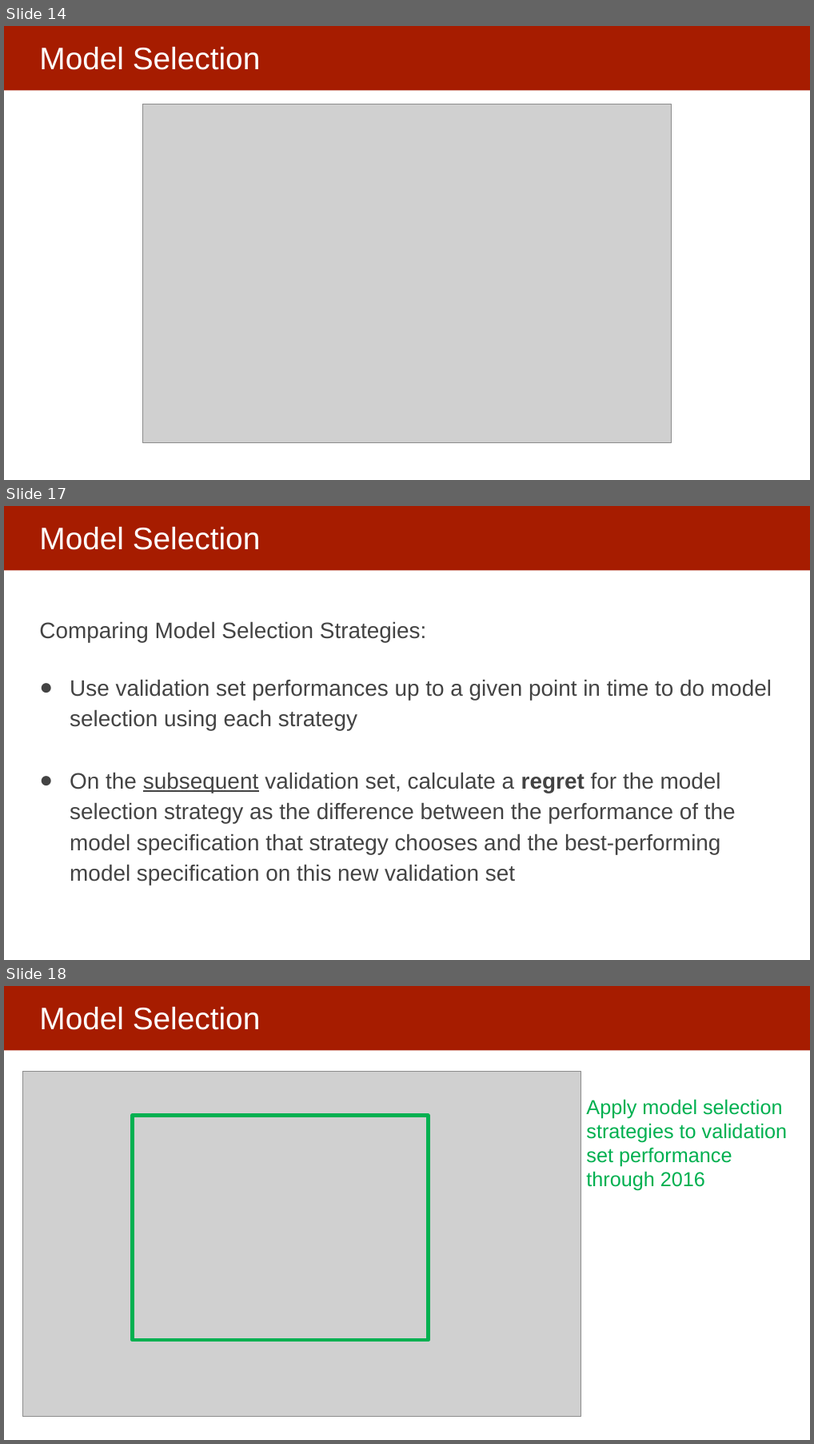
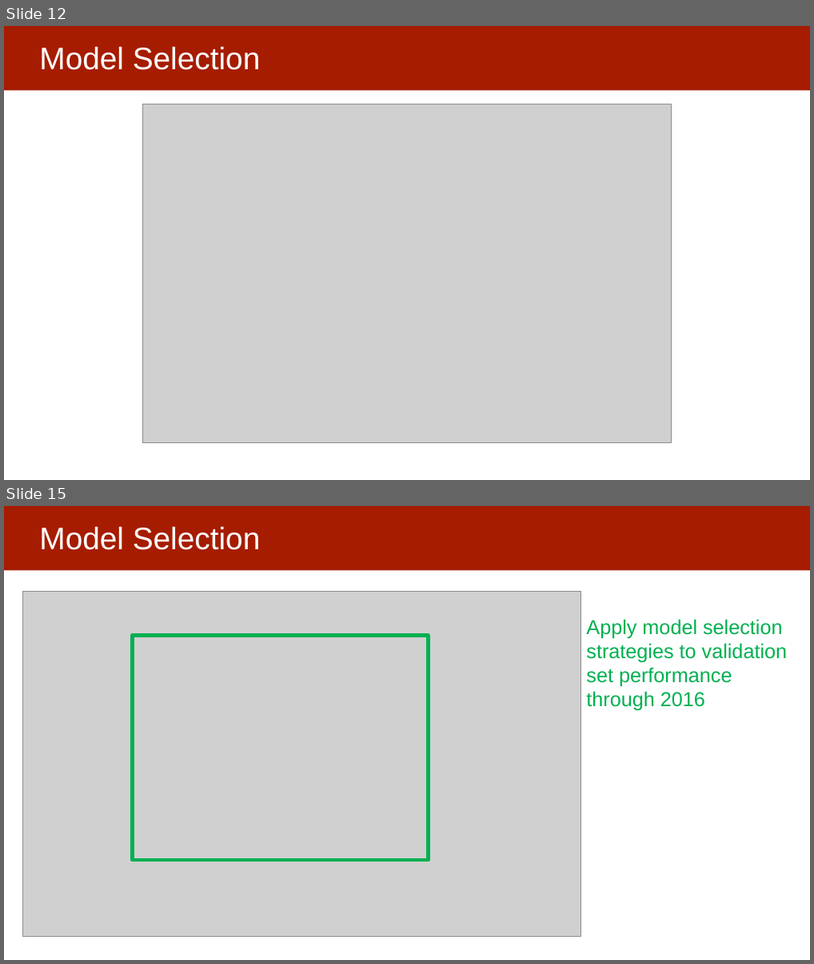
Before and after one commit to dssg/mlforpublicpolicylab, a slide deck: Lectures/15-ml-in-practice-and-model-selection-part-3.pptx. Shown one above the other, each under a label of ours: slides 14, 17 and 18 before the commit, slides 12 and 15 after it; the slides between them are not shown. The pictures are 814x1444 and 814x964 pixels, drawn with LibreOffice and Linux fonts; fonts in the diff are those of the drawing; grey boxes stand for pictures. Boxes give left, top, right and bottom in pixels: in the first picture for what was removed or moved away, otherwise in the second. Text is boxed around its words. In the diff, an @@ line names an element or a change of style, - is before the commit and + after.

```diff
--- a/Lectures/15-ml-in-practice-and-model-selection-part-3.pptx
+++ b/Lectures/15-ml-in-practice-and-model-selection-part-3.pptx
@@ slide 17 removed at box(4, 506, 810, 960), background #FFFFFF; not listed: 1 template element that a slide beside it also shows @@
@@ title removed at box(39, 527, 261, 550) @@
-Model Selection
@@ text removed at box(39, 621, 772, 885) @@
-Comparing Model Selection Strategies:
-● Use validation set performances up to a given point in time to do model selection using each strategy
-● On the subsequent validation set, calculate a regret for the model selection strategy as the difference between the performance of the model specification that strategy chooses and the best-performing model specification on this new validation set
@@ what was slide 14 is now slide 12 @@
@@ what was slide 18 is now slide 15 @@
```
Also in this commit, not shown: 2 slides changed, 11 slides added, 11 other slides removed.
